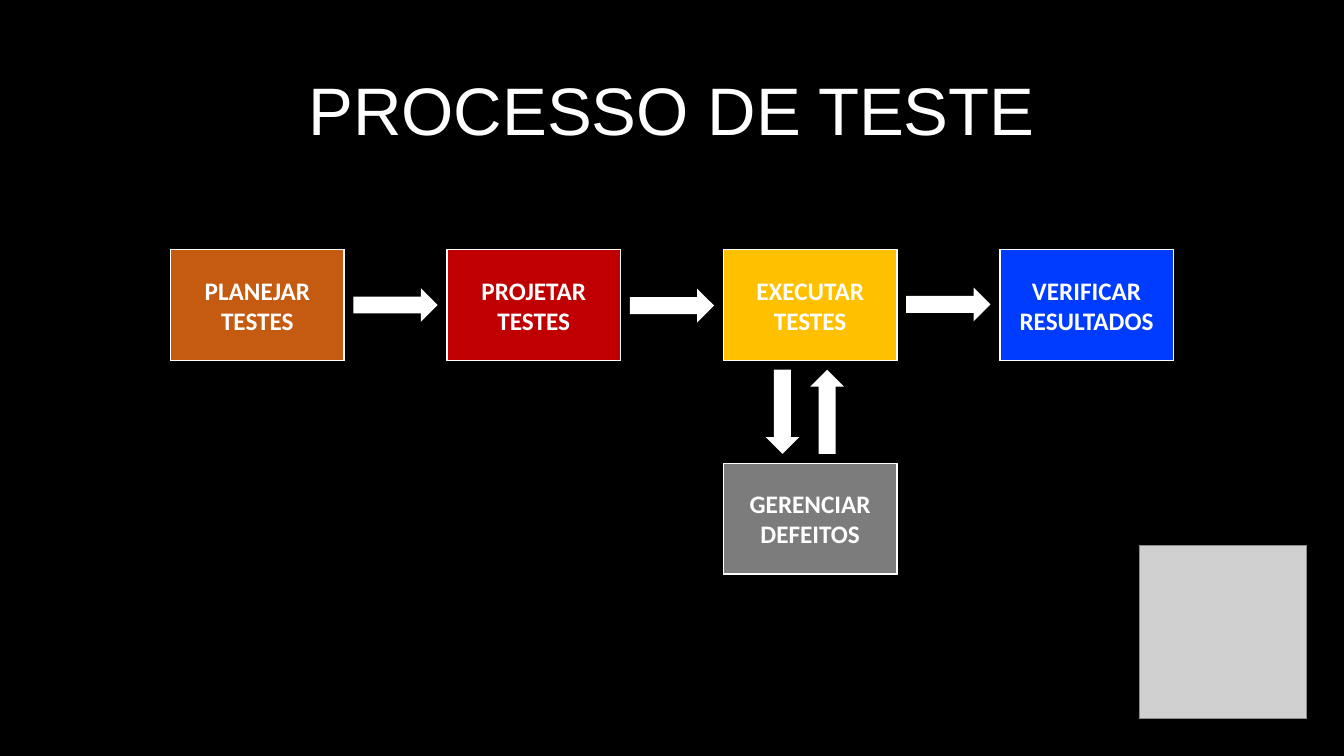
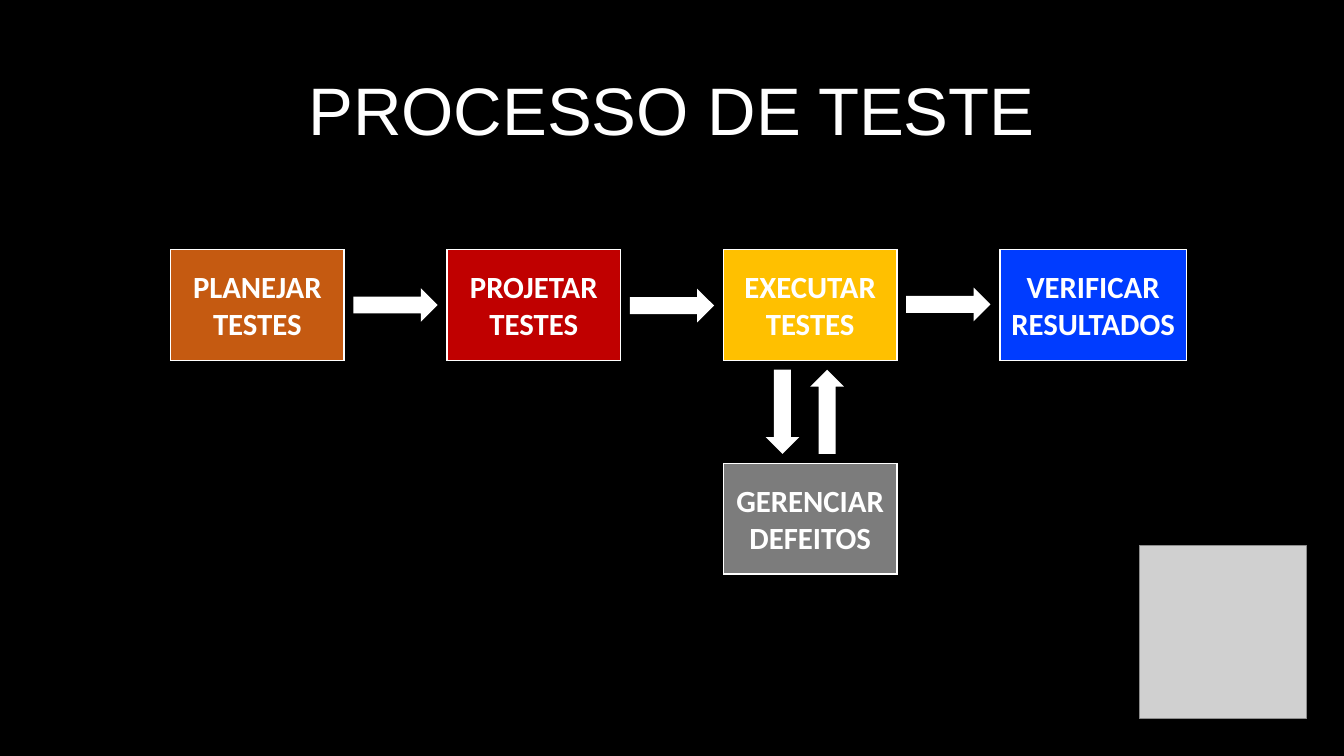
Before and after one commit to matheusclaudino/test-software, a slide deck: slide 30 of apresentacao/Apresentação - Teste de Software.pptx (slide 22 before the commit). Drawn at 1344x756 pixels with LibreOffice and Linux fonts; fonts in the diff are those of the drawing; grey boxes stand for pictures. Boxes give left, top, right and bottom in pixels: in the first picture for what was removed or moved away, otherwise in the second. Text is boxed around its words. In the diff, an @@ line names an element or a change of style, - is before the commit and + after.

```diff
--- a/apresentacao/Apresentação - Teste de Software.pptx
+++ b/apresentacao/Apresentação - Teste de Software.pptx
@@ size 18 to 22 pt in 5 elements at <box>170,250,344,361</box>, <box>448,250,621,361</box>, <box>724,250,897,361</box>, <box>724,464,897,575</box>, <box>1000,250,1187,361</box> @@
@@ rectangle "VERIFICAR RESULTADOS": place and size @@
-rectangle "VERIFICAR RESULTADOS" at <box>1000,250,1174,361</box>
+rectangle "VERIFICAR RESULTADOS" at <box>1000,250,1187,361</box>
```
Also in this commit, not shown: 22 other slides changed, 10 slides added, 3 other files.
